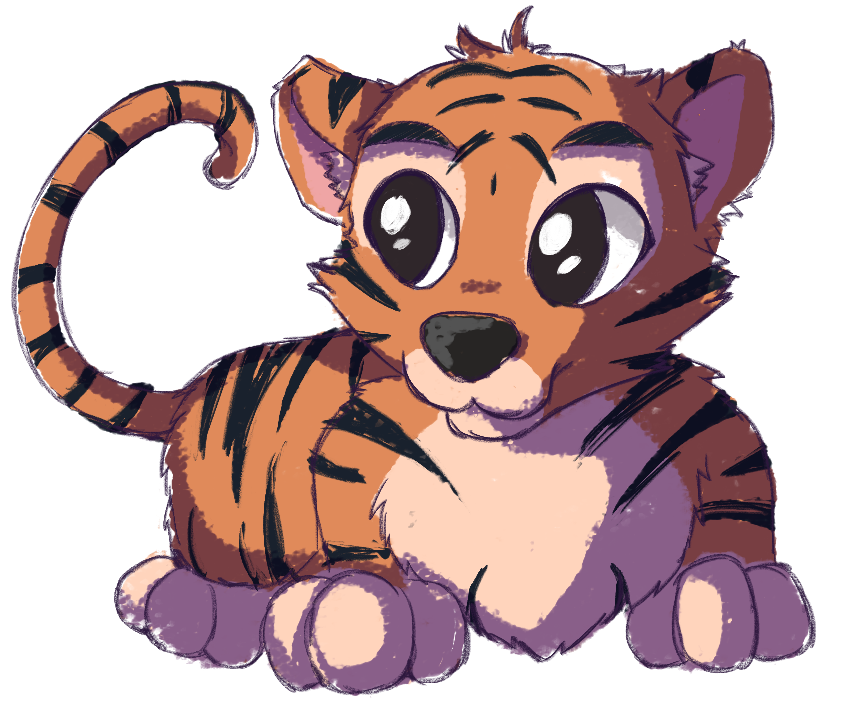
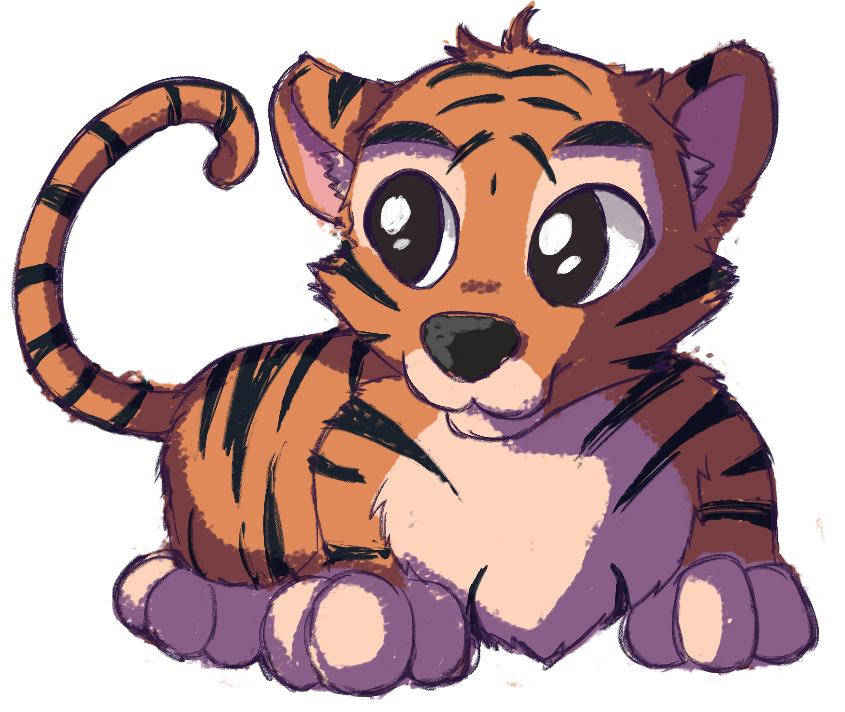
The second 845px x 712px image is a revision of the first. Changes to its layers:
removed group "Group 2" (3 layers) over [13, 0, 827, 701]
moved "Layer 10" out of group "Group 2" over [13, 5, 817, 698]
showed "Layer 9", moved it out of group "Group 2" over [13, 0, 827, 701]
showed "Layer 5", moved it out of group "Group 2" over [14, 8, 827, 701]
